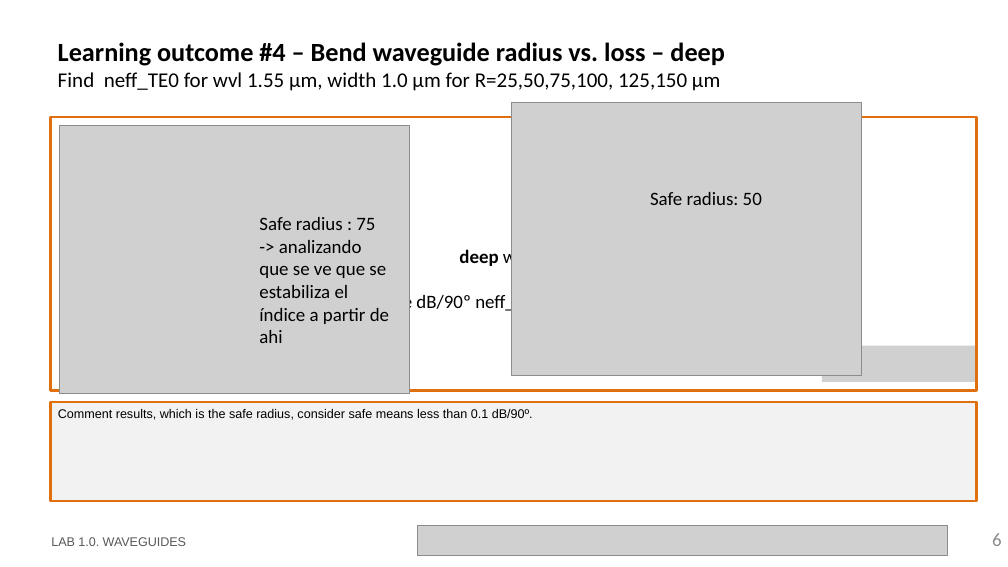
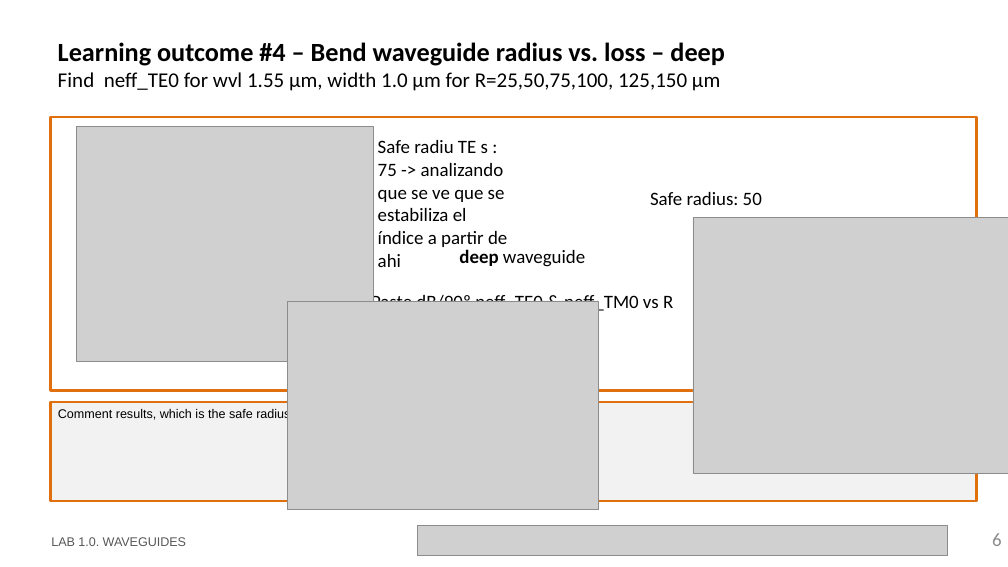
Before and after one commit to mromgar1/pic-upv-lab1, a slide deck: slide 6 of LabBook_10.pptx. Drawn at 1008x567 pixels with LibreOffice and Linux fonts; fonts in the diff are those of the drawing; grey boxes stand for pictures; background and template pictures are left out. Boxes give left, top, right and bottom in pixels: in the first picture for what was removed or moved away, otherwise in the second. Text is boxed around its words. In the diff, an @@ line names an element or a change of style, - is before the commit and + after.

```diff
--- a/LabBook_10.pptx
+++ b/LabBook_10.pptx
@@ picture removed at (x1=512, y1=103, x2=862, y2=376) @@
@@ picture resized from (x1=60, y1=126, x2=410, y2=394) to (x1=76, y1=126, x2=374, y2=361) @@
@@ text at (x1=378, y1=140, x2=507, y2=267): text changed @@
-Safe radius : 75 -> analizando que se ve que se estabiliza el índice a partir de ahi
+Safe radiu TE s : 75 -> analizando que se ve que se estabiliza el índice a partir de ahi
@@ picture added at (x1=693, y1=218, x2=1008, y2=473) @@
@@ picture added at (x1=287, y1=301, x2=598, y2=510) @@
@@ picture removed at (x1=822, y1=346, x2=975, y2=382) @@
```
Also in this commit, not shown: 2 slides added, 1 other file.
